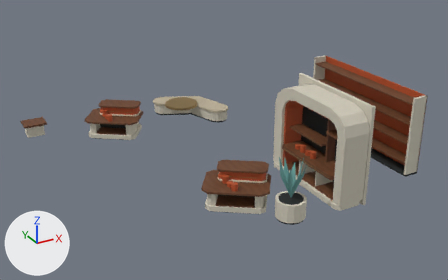
Before and after pictures for a commit that changed the glTF model external_packages/shopping_promenade_20261009/exports/SHOP_D09_S100_F262__fitout.glb.
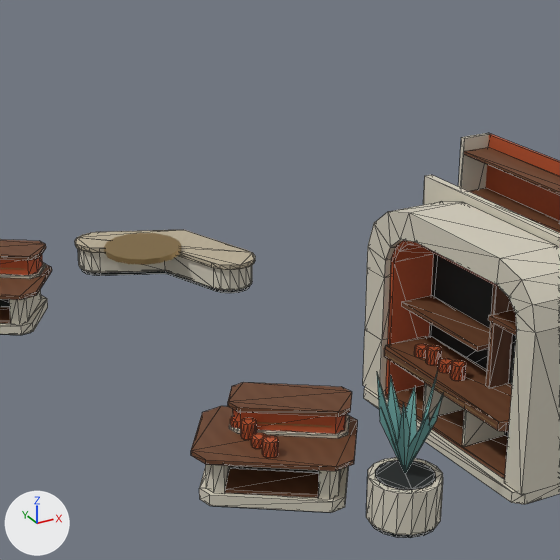
There are two pictures of each version: one whole from a camera (50 mm lens) standing at (-8.51, -16.81, 8.88) and looking at (0.45, -0.53, 0.74), one close up on the part from 27% to 79% of the width and 0% to 84% of the height. The lights are fixed; the arrows at lower left show +X, +Y and +Z. The last two pictures show the newer version. The close-ups show mesh edges as thin lines. Vertices at exactly the same position are counted once.

Before the edit, the objects in view are built like this:
```python
ob_shop_d09_s100_f262__fitout__dark_rubber = bpy.data.objects.new('SHOP_D09_S100_F262__fitout__dark_rubber', me_shop_d09_s100_f262__fitout__dark_rubber)
ob_shop_d09_s100_f262__fitout__dark_rubber.location = (0.0, 0.0, 0.0)
ob_shop_d09_s100_f262__fitout__ivory_enamel = bpy.data.objects.new('SHOP_D09_S100_F262__fitout__ivory_enamel', me_shop_d09_s100_f262__fitout__ivory_enamel)
ob_shop_d09_s100_f262__fitout__ivory_enamel.location = (0.0, 0.0, 0.0)
ob_shop_d09_s100_f262__fitout__oatmeal_weave = bpy.data.objects.new('SHOP_D09_S100_F262__fitout__oatmeal_weave', me_shop_d09_s100_f262__fitout__oatmeal_weave)
ob_shop_d09_s100_f262__fitout__oatmeal_weave.location = (0.0, 0.0, 0.0)
ob_shop_d09_s100_f262__fitout__quiet_teal = bpy.data.objects.new('SHOP_D09_S100_F262__fitout__quiet_teal', me_shop_d09_s100_f262__fitout__quiet_teal)
ob_shop_d09_s100_f262__fitout__quiet_teal.location = (0.0, 0.0, 0.0)
# also in view: 'SHOP_D09_S100_F262__fitout__champagne_metal' at (0.59, -0.3, 1.26); 'SHOP_D09_S100_F262__fitout__retail_terracotta_enamel' at (1.53, -0.3, 1.33); 'SHOP_D09_S100_F262__fitout__warm_walnut' at (0.2, 0.17, 1.32)
```
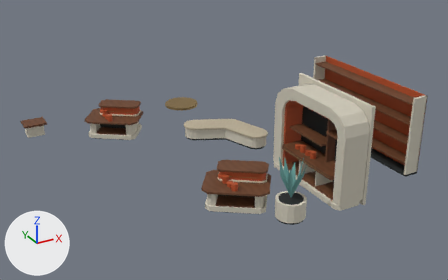
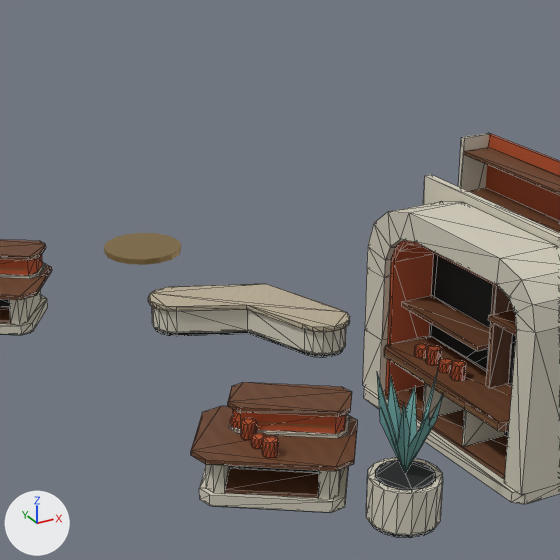
Pixel boxes (x1, y1, x2, y2) of what changed, in the close-ups (560 x 560 px; the box of a moved part takes in the faces that stretch with it):
'SHOP_D09_S100_F262__fitout__oatmeal_weave', moved
    before: (75, 230, 255, 270)
    after: (148, 284, 350, 332)
part 1 of me_shop_d09_s100_f262__fitout__dark_rubber, moved or reshaped
    before: (82, 269, 249, 293)
    after: (155, 328, 343, 358)
part 2 of me_shop_d09_s100_f262__fitout__ivory_enamel, moved or reshaped
    before: (78, 249, 252, 290)
    after: (152, 307, 346, 354)

Diff of the bpy script that builds the scene:
```diff
--- a/external_packages/shopping_promenade_20261009/exports/SHOP_D09_S100_F262__fitout.glb.py
+++ b/external_packages/shopping_promenade_20261009/exports/SHOP_D09_S100_F262__fitout.glb.py
@@ me_shop_d09_s100_f262__fitout__dark_rubber @@
 # used by ob_shop_d09_s100_f262__fitout__dark_rubber; location = (0.0, 0.0, 0.0)
-me_shop_d09_s100_f262__fitout__dark_rubber.from_pydata(...)  # 252 vertices, 444 faces; spans x -2.82..5.35, y -5.0..4.82, z 0.0..2.49
+me_shop_d09_s100_f262__fitout__dark_rubber.from_pydata(...)  # 252 vertices, 444 faces; spans x -2.82..5.35, y -5.0..4.25, z 0.0..2.49
+# me_shop_d09_s100_f262__fitout__dark_rubber part 1: the loose piece of 40 vertices spanning x 0.18..2.32, y 2.48..4.82, z 0.0..0.07 is moved by (0.0, -2.8, 0.0)
 me_shop_d09_s100_f262__fitout__dark_rubber.materials.append(mat_astraea_dark_rubber)
@@ me_shop_d09_s100_f262__fitout__ivory_enamel @@
 me_shop_d09_s100_f262__fitout__ivory_enamel.from_pydata(...)  # 364 vertices, 678 faces; spans x -4.8..5.35, y -5.05..4.9, z 0.0..3.0
 # used by ob_shop_d09_s100_f262__fitout__ivory_enamel; location = (0.0, 0.0, 0.0)
+# me_shop_d09_s100_f262__fitout__ivory_enamel part 2: the loose piece of 40 vertices spanning x 0.14..2.36, y 2.44..4.86, z 0.07..0.43 is moved by (0.0, -2.8, 0.0)
 me_shop_d09_s100_f262__fitout__ivory_enamel.materials.append(mat_astraea_ivory_enamel)
@@ me_shop_d09_s100_f262__fitout__oatmeal_weave @@
 # used by ob_shop_d09_s100_f262__fitout__oatmeal_weave; location = (0.0, 0.0, 0.0)
-me_shop_d09_s100_f262__fitout__oatmeal_weave.from_pydata(...)  # 40 vertices, 76 faces; spans x 0.09..2.41, y 2.39..4.91, z 0.43..0.5
+me_shop_d09_s100_f262__fitout__oatmeal_weave.from_pydata(...)  # 40 vertices, 76 faces; spans x 0.09..2.41, y -0.41..2.11, z 0.43..0.5
+# me_shop_d09_s100_f262__fitout__oatmeal_weave part 3: the whole mesh is moved by (0.0, -2.8, 0.0)
 me_shop_d09_s100_f262__fitout__oatmeal_weave.materials.append(mat_astraea_oatmeal_weave)
```
